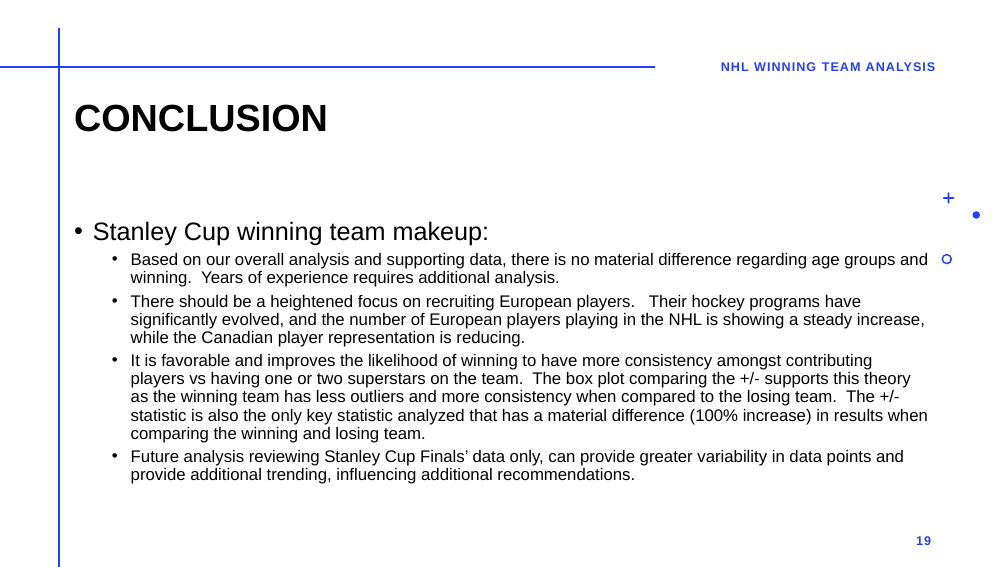
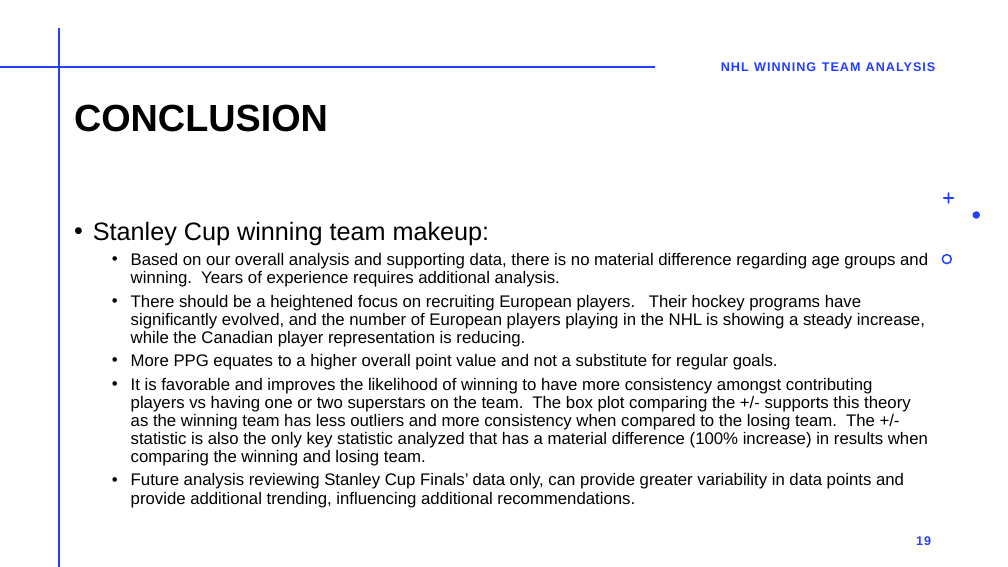
Before and after one commit to rbrennan55/project-sports-analytics-NHL, a slide deck: slide 19 of project-1-nhl.pptx. Drawn at 1008x567 pixels with LibreOffice and Linux fonts; fonts in the diff are those of the drawing. Boxes give left, top, right and bottom in pixels: in the first picture for what was removed or moved away, otherwise in the second. Text is boxed around its words. In the diff, an @@ line names an element or a change of style, - is before the commit and + after.

```diff
--- a/project-1-nhl.pptx
+++ b/project-1-nhl.pptx
@@ text at (x1=131, y1=354, x2=778, y2=370): paragraph added @@
+  • More PPG equates to a higher overall point value and not a substitute for regular goals.
```
